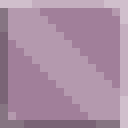
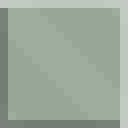
Comparing the layer stacks of the two 128px x 128px images. Changes:
"bling-bling": opacity 20% → 8% over <box>0,0,128,128</box>
